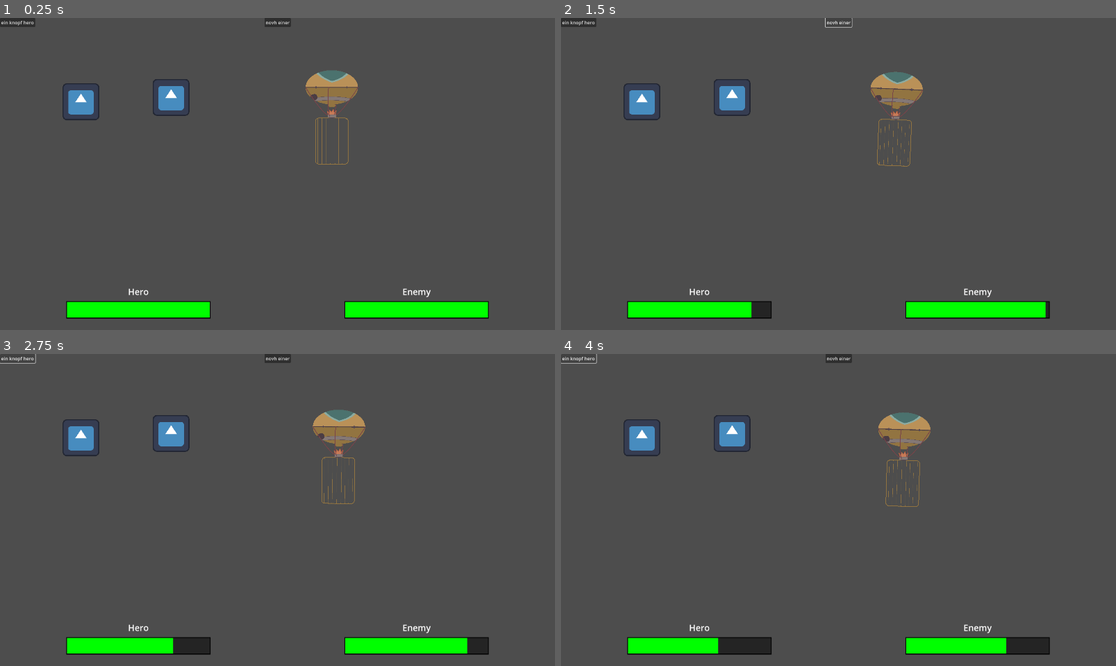
Above: before the commit, frames 1-4 (two rows, left to right).
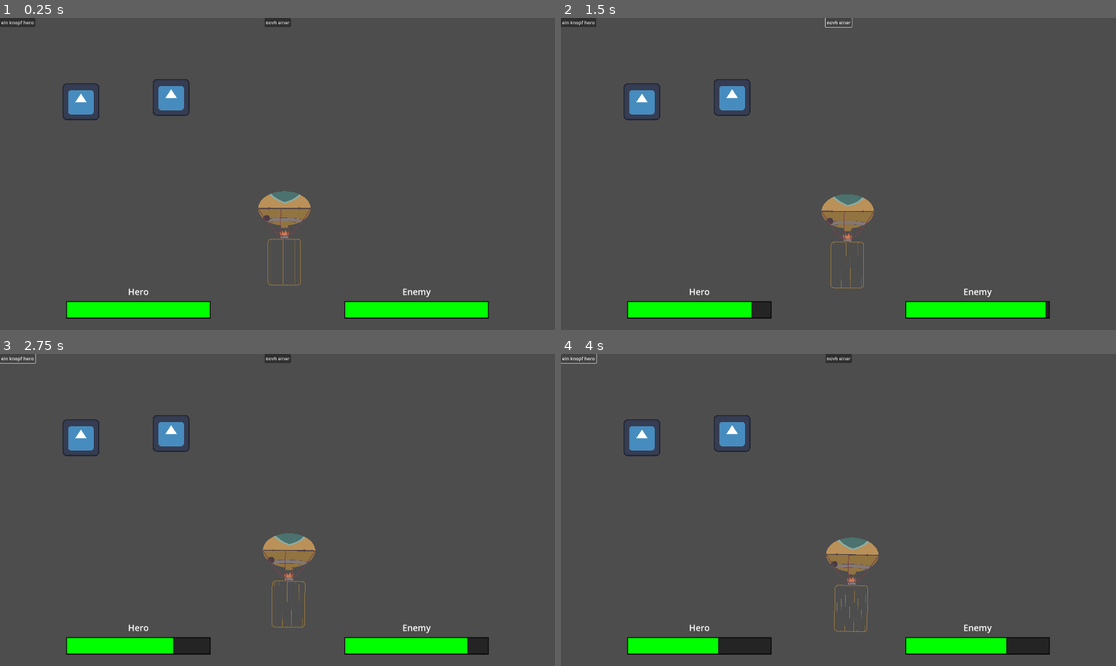
Above: after the commit, the same moments.

Repository: panorb/ludum-dare-53
Game: Godot game, scene res://world.tscn
The game is run twice, just before and just after one commit, with the same random seed, the same clock (stepped at 60 frames per second) and the same inputs. The engine's default icon, where the game draws it, is replaced by a stand-in: a white triangle on a blue panel in a dark square.
Inputs:
- Up to frame 1 (0.25 s): no input
- Up to frame 2 (1.5 s): click "ein knopf hero" at 0.5 s; click "novh einer" at 1.25 s
- Up to frame 3 (2.75 s): click "ein knopf hero" at 2 s
- Up to frame 4 (4 s): click "novh einer" at 2.75 s; click "ein knopf hero" at 3.5 s

The runs differ from the first frame. In frame 1, 1.9% of the frame differs, in the area x 46-65%, y 16-86%; in frame 2, 1.9%; in frame 3, 1.9%; in frame 4, 1.9%.

Commit message:
Changes to ballon from merge.

Diff:
--- a/godot/game/balloon/balloon.tscn
+++ b/godot/game/balloon/balloon.tscn
@@ -1,40 +1,26 @@
-[gd_scene load_steps=7 format=3 uid="uid://dqrb0owc04n30"]
+[gd_scene load_steps=5 format=3 uid="uid://dqrb0owc04n30"]
 
 [ext_resource type="Script" path="res://game/balloon/balloon.gd" id="1_00v08"]
 [ext_resource type="Texture2D" uid="uid://baoqd4onlxlqo" path="res://game/balloon/balloon_cage.svg" id="2_7bswg"]
 [ext_resource type="Texture2D" uid="uid://bh26q30j4picy" path="res://game/balloon/balloon_head.svg" id="2_ilerb"]
 [ext_resource type="Texture2D" uid="uid://b8f182hxp7gas" path="res://game/balloon/fire.svg" id="3_ugihq"]
 
-[sub_resource type="CapsuleShape2D" id="CapsuleShape2D_fu81c"]
-radius = 166.56
-height = 574.3
+[node name="Balloon" type="Node2D"]
 
-[sub_resource type="RectangleShape2D" id="RectangleShape2D_ogpq1"]
-size = Vector2(350, 505)
-
-[node name="Balloon" type="CharacterBody2D"]
+[node name="CharacterBody2D" type="CharacterBody2D" parent="."]
+position = Vector2(984, 683)
+scale = Vector2(0.3, 0.3)
 script = ExtResource("1_00v08")
 
-[node name="Cage" type="Sprite2D" parent="."]
-scale = Vector2(0.3, 0.3)
+[node name="Cage" type="Sprite2D" parent="CharacterBody2D"]
 texture = ExtResource("2_7bswg")
 offset = Vector2(0, 540)
 
-[node name="Fire" type="Sprite2D" parent="."]
-scale = Vector2(0.3, 0.3)
+[node name="Fire" type="Sprite2D" parent="CharacterBody2D"]
 texture = ExtResource("3_ugihq")
 offset = Vector2(-2, 210)
 
-[node name="Head" type="Sprite2D" parent="."]
-scale = Vector2(0.3, 0.3)
+[node name="Head" type="Sprite2D" parent="CharacterBody2D"]
 texture = ExtResource("2_ilerb")
 
-[node name="CollisionShapeHead" type="CollisionShape2D" parent="."]
-rotation = 1.5708
-scale = Vector2(0.3, 0.3)
-shape = SubResource("CapsuleShape2D_fu81c")
-
-[node name="CollisionShapeCage" type="CollisionShape2D" parent="."]
-position = Vector2(0, 186)
-scale = Vector2(0.3, 0.3)
-shape = SubResource("RectangleShape2D_ogpq1")
+[node name="CollisionShape2D" type="CollisionShape2D" parent="CharacterBody2D"]
--- a/godot/game/game.tscn
+++ b/godot/game/game.tscn
@@ -100,5 +100,3 @@
 
 [connection signal="button_down" from="UI/Hero Button" to="UI/HBoxContainer/HBoxContainer/VBoxContainer/Healthbar Main" method="_on_hero_button_down"]
 [connection signal="button_down" from="UI/Enemy Button" to="UI/HBoxContainer/HBoxContainer2/VBoxContainer/Healthbar Enemy" method="_on_enemy_button_down"]
-[node name="Balloon" parent="." instance=ExtResource("5_jytc0")]
-position = Vector2(1148, 264)
